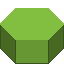
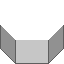
Two versions of the same layered image (64x64). Layer-by-layer changes:
added layer "2:1 #7" above "2:1 #6" over [0, 8, 64, 64]
hid "2:1 #6" over [0, 8, 64, 64]
